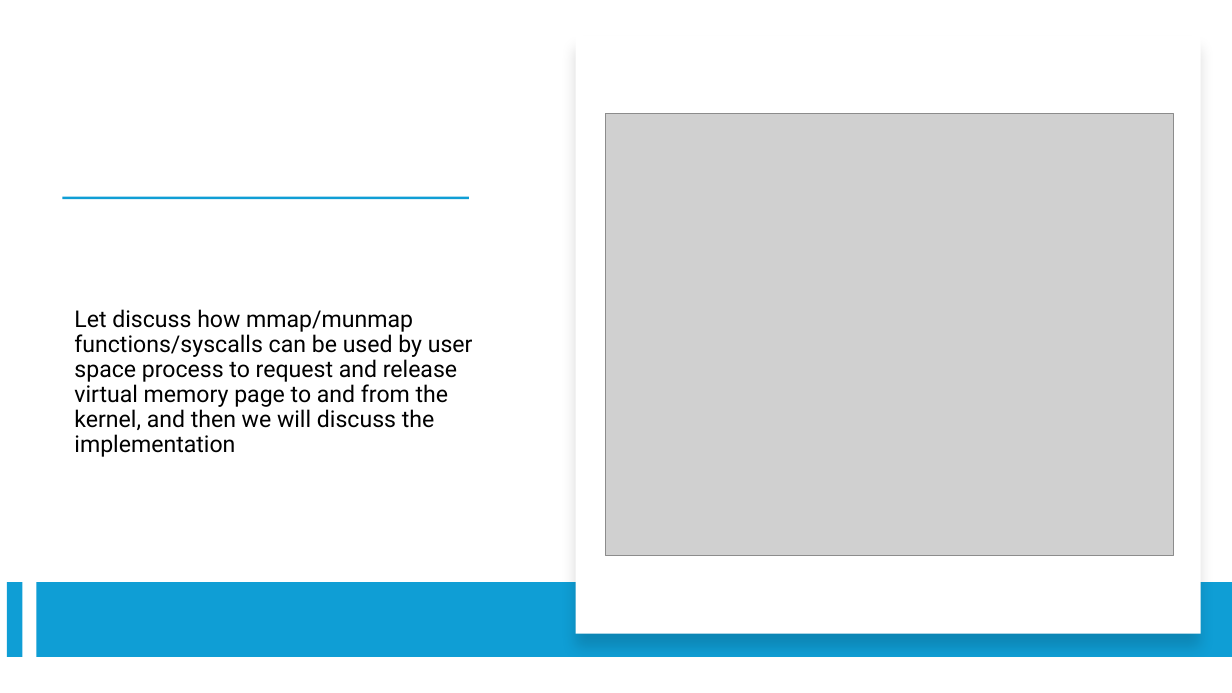
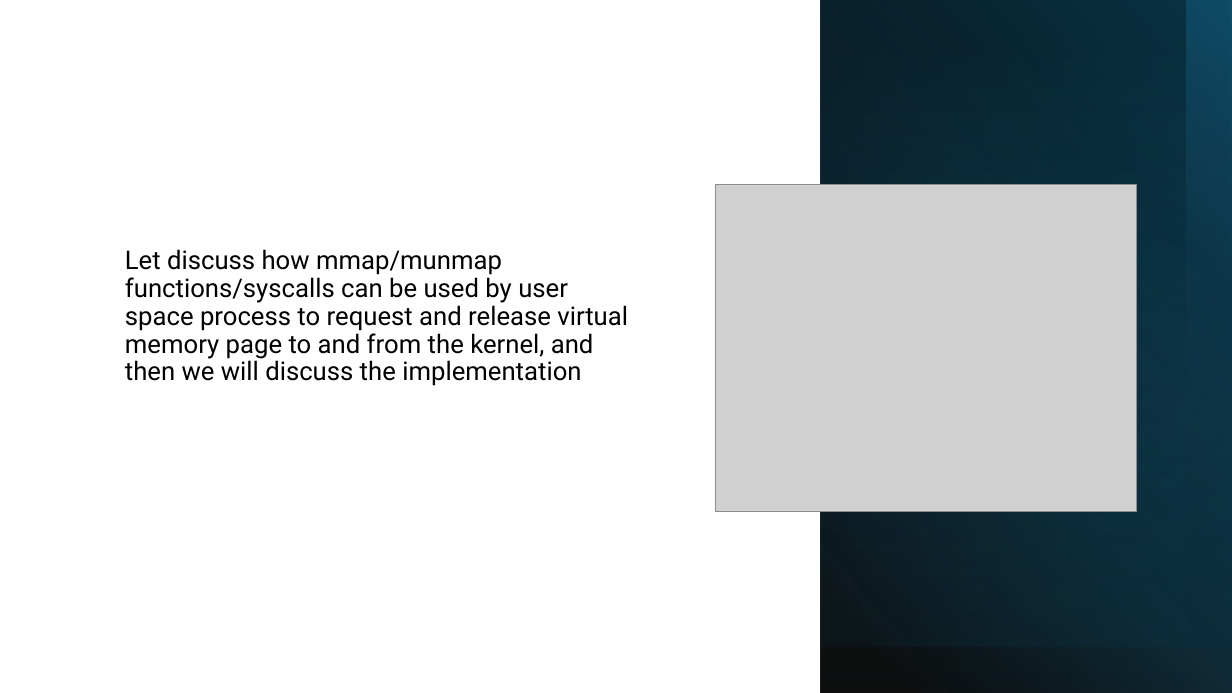
Before and after one commit to Mahmoud-Abdelraouf/STmicro-System-Programming-under-Linux, a slide deck: slide 6 of 04.Advanced/Tasks/Heap_Memory_Manager/Project_Documentation/HeapMemoryManager.pptx. Drawn at 1232x693 pixels with LibreOffice and Linux fonts; fonts in the diff are those of the drawing; grey boxes stand for pictures. Boxes give left, top, right and bottom in pixels: in the first picture for what was removed or moved away, otherwise in the second. Text is boxed around its words. In the diff, an @@ line names an element or a change of style, - is before the commit and + after.

```diff
--- a/04.Advanced/Tasks/Heap_Memory_Manager/Project_Documentation/HeapMemoryManager.pptx
+++ b/04.Advanced/Tasks/Heap_Memory_Manager/Project_Documentation/HeapMemoryManager.pptx
@@ rectangle at (821,0,1232,647): fill #FFFFFF to gradient #156082 to #000000; shadow off; mirrored; rotation 0 to 180 degrees @@
@@ rectangle added at (821,0,1232,693), fill gradient #000000 to #156082 @@
@@ rectangle added at (821,0,1232,647), fill gradient #0B3041 @@
@@ rectangle added at (821,0,1186,693), fill gradient #156082 to #000000 @@
@@ rectangle removed at (62,197,469,200) @@
@@ picture: place and size @@
-picture at (605,114,1174,556)
+picture at (715,184,1137,512)
@@ text "Let discuss how mmap/munmap functions/syscalls ...": place and size @@
-text "Let discuss how mmap/munmap functions/syscalls ..." at (74,309,473,457)
+text "Let discuss how mmap/munmap functions/syscalls ..." at (125,249,628,386)
@@ text "Let discuss how mmap/munmap functions/syscalls ..." at (125,249,628,386): size 18 to 20 pt; vertical alignment middle to top @@
@@ rectangle removed at (6,582,22,657) @@
@@ rectangle removed at (37,583,1232,658) @@
```
Also in this commit, not shown: 1 other slide changed, 5 other files.
